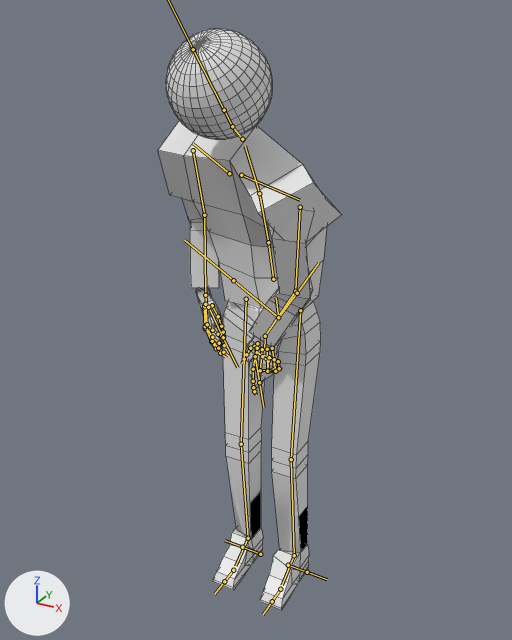
The FBX model Assets/oasty/protag_v1.fbx as it was, and as the next commit left it.
Both versions are drawn from a camera (50 mm lens) standing at (0.967, -1.859, 1.941) and looking at (0.001, -0.103, 1.063). The lights are fixed; the arrows at lower left show +X, +Y and +Z. Both versions are drawn at frame 2 of the action 'protag_skel|lookingDown'; the numbers are the values there. The bones that bend it are drawn over the model as lines. Mesh edges are drawn as thin lines.

Objects in the first picture: 'protag'.
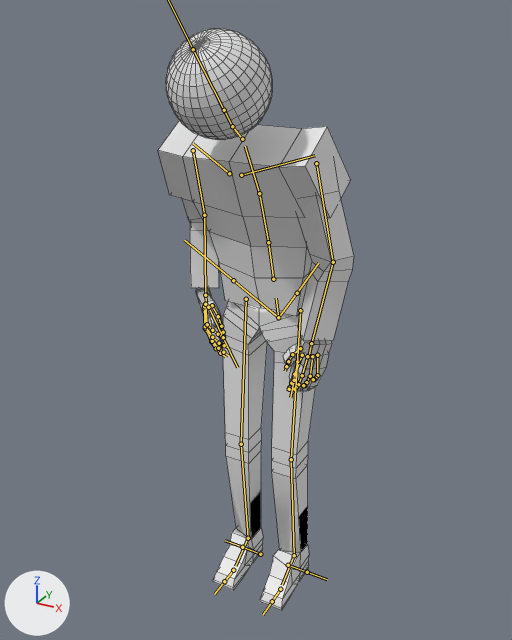
Pixel boxes (x1, y1, x2, y2) of what changed, in the pictures (512 x 640 px):
'protag', posed (7% wider)
    before: (158, 29, 341, 610)
    after: (158, 29, 354, 610)
bone 'shoulder.L', root to tip
    before: (241, 175) to (300, 200)
    after: (241, 175) to (315, 155)
bone 'hand.L', root to tip
    before: (265, 336) to (264, 351)
    after: (311, 343) to (308, 357)
bone 'thumb.01.L', root to tip
    before: (257, 343) to (250, 348)
    after: (300, 348) to (292, 354)
bone 'f_middle.01.L', root to tip
    before: (260, 370) to (268, 370)
    after: (302, 375) to (298, 384)
bone 'f_middle.02.L', root to tip
    before: (268, 370) to (268, 361)
    after: (298, 384) to (296, 387)
bone 'f_middle.03.L', root to tip
    before: (268, 361) to (262, 356)
    after: (296, 387) to (294, 389)
bone 'f_ring.01.L', root to tip
    before: (267, 371) to (274, 369)
    after: (310, 376) to (306, 382)
bone 'f_ring.02.L', root to tip
    before: (274, 369) to (274, 360)
    after: (306, 382) to (304, 385)
bone 'f_ring.03.L', root to tip
    before: (274, 360) to (269, 357)
    after: (304, 385) to (303, 385)
bone 'f_pinky.01.L', root to tip
    before: (275, 371) to (279, 368)
    after: (317, 375) to (315, 378)
bone 'f_pinky.02.L', root to tip
    before: (279, 368) to (278, 361)
    after: (315, 378) to (314, 379)
bone 'f_pinky.03.L', root to tip
    before: (278, 361) to (274, 359)
    after: (314, 379) to (313, 379)

The edits, one by one:
Bone 'shoulder.L' (bone_shoulder_l) turns from (-2, 9, -46) to (0, 0, 0) degrees about its own x, y and z.
Bone 'hand.L' (bone_hand_l) turns from (-33, -8, 44) to (0, 0, 0) degrees about its own x, y and z.
Bone 'thumb.01.L' (bone_thumb_01_l) turns from (-18, 16, 10) to (0, 0, 0) degrees about its own x, y and z.
Bone 'f_middle.01.L' (bone_f_middle_01_l) turns from (49, -3, -40) to (0, 0, 0) degrees about its own x, y and z.
Bone 'f_middle.02.L' (bone_f_middle_02_l) turns from (50, -11, -41) to (0, 0, 0) degrees about its own x, y and z.
Bone 'f_middle.03.L' (bone_f_middle_03_l) turns from (51, -13, -41) to (0, 0, 0) degrees about its own x, y and z.
Bone 'f_ring.01.L' (bone_f_ring_01_l) turns from (47, -6, -44) to (0, 0, 0) degrees about its own x, y and z.
Bone 'f_ring.02.L' (bone_f_ring_02_l) turns from (48, -10, -44) to (0, 0, 0) degrees about its own x, y and z.
Bone 'f_ring.03.L' (bone_f_ring_03_l) turns from (50, -19, -42) to (0, 0, 0) degrees about its own x, y and z.
Bone 'f_pinky.01.L' (bone_f_pinky_01_l) turns from (44, -10, -47) to (0, 0, 0) degrees about its own x, y and z.
Bone 'f_pinky.02.L' (bone_f_pinky_02_l) turns from (46, -12, -46) to (0, 0, 0) degrees about its own x, y and z.
Bone 'f_pinky.03.L' (bone_f_pinky_03_l) turns from (48, -18, -45) to (0, 0, 0) degrees about its own x, y and z.
